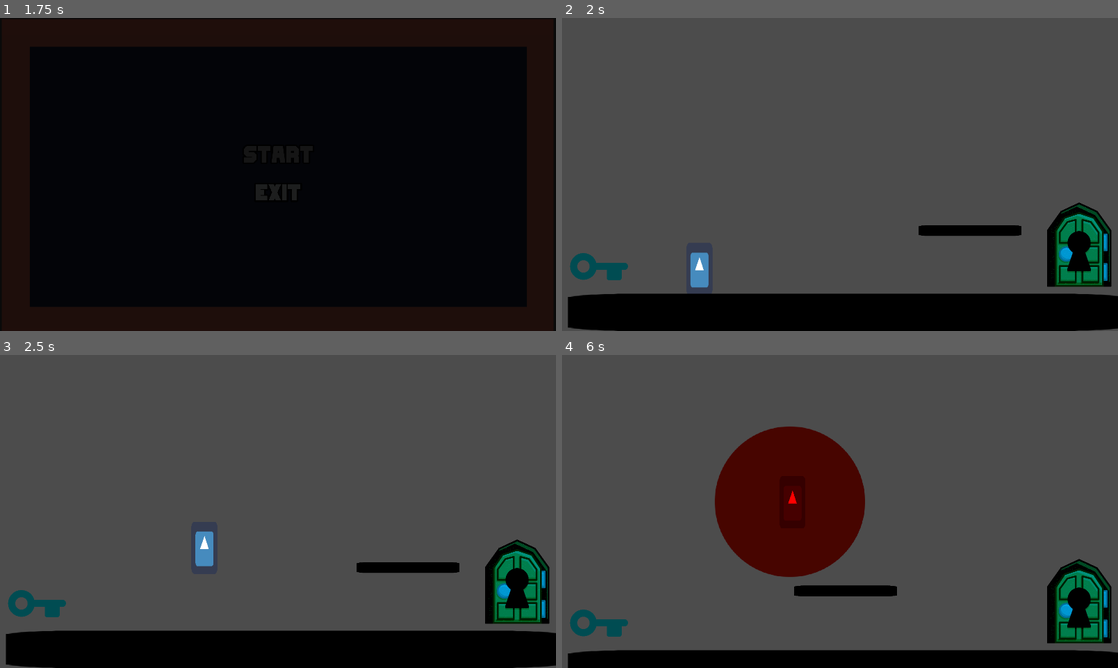
Above: before the commit, frames 1-4 (two rows, left to right).
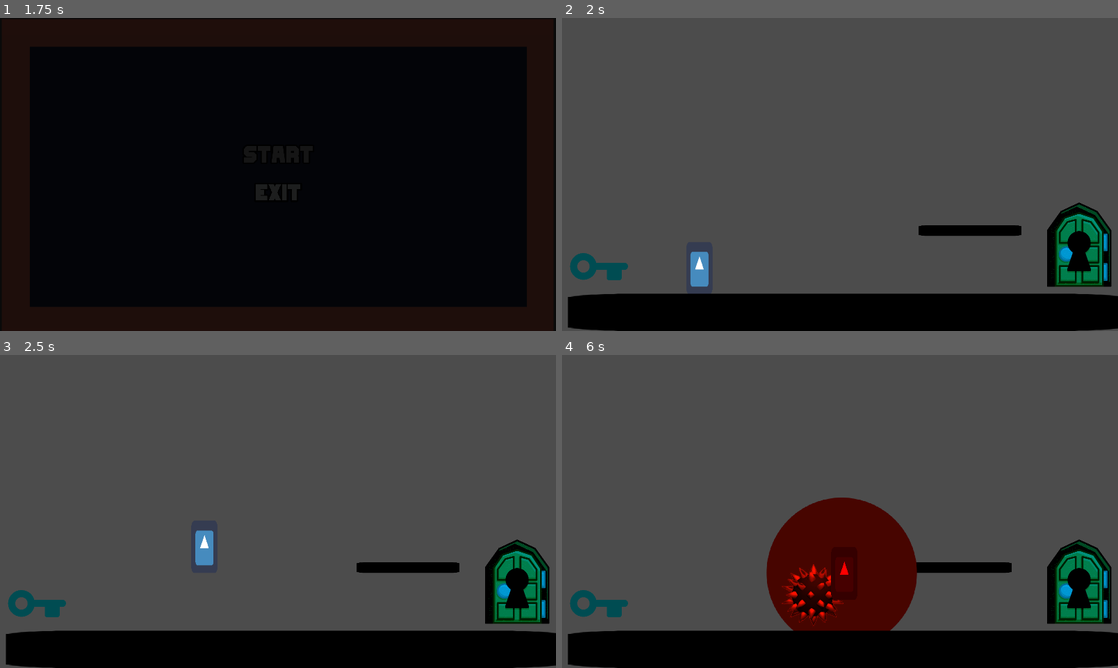
Above: after the commit, the same moments.

Repository: btzr-io/gwj-25
Game: Godot game, scene res://scenes/main_screen.tscn
The game is run twice, just before and just after one commit, with the same random seed, the same clock (stepped at 60 frames per second) and the same inputs. The engine's default icon, where the game draws it, is replaced by a stand-in: a white triangle on a blue panel in a dark square.
Inputs (mouse positions are in pixels of both pictures, inside the frame that each line leads up to):
- Up to frame 1 (1.75 s): move the mouse to (400, 158) at 0.52 s; hold Right (player_move_right) 0.53-1.25 s; hold Space (player_toggle) 0.53-1.25 s; tap Up (player_jump) at 0.77, 0.8, 1.07 s; click "start" at 1.25 s
- Up to frame 2 (2 s): no input
- Up to frame 3 (2.5 s): move the mouse to (166, 527) at 2.02 s; hold Right (player_move_right) from 2.03 s (still down); tap Up (player_jump) at 2.1, 2.27 s; tap Space (player_toggle) at 2.3 s
- Up to frame 4 (6 s): tap Up (player_jump) at 2.57, 3.05, 3.77, 4.07, 5.27, 5.57 s; move the mouse to (895, 442) at 2.77 s; release Right (player_move_right) at 2.78 s; hold Left (player_move_left) 2.78-3.53 s; hold Space (player_toggle) 2.78-3.53 s; move the mouse to (812, 574) at 3.52 s; hold Right (player_move_right) 3.53-5.03 s; tap Space (player_toggle) at 3.6, 5.1 s; move the mouse to (1006, 558) at 4.27 s; hold Up (player_jump) 4.28-5.03 s; move the mouse to (673, 464) at 5.02 s; hold Left (player_move_left) 5.03-5.78 s; move the mouse to (867, 511) at 5.77 s; hold Right (player_move_right) from 5.78 s (still down); hold Space (player_toggle) from 5.78 s (still down)

Frame 1 is identical in both runs. In frame 2, less than 0.1% of the frame differs, in the area x 23-27%, y 74-87%; in frame 3, less than 0.1%; in frame 4, 23%, in the area x 1-100%, y 22-100%.

Commit message:
minor fixes

Diff:
--- a/scenes/dynamic_platform.tscn
+++ b/scenes/dynamic_platform.tscn
@@ -8,6 +8,8 @@
 
 [node name="dynamic platform" type="KinematicBody2D"]
 position = Vector2( 327.931, 317.797 )
+collision_layer = 2
+collision_mask = 2
 script = ExtResource( 1 )
 __meta__ = {
 "_edit_group_": true
--- a/scenes/player.tscn
+++ b/scenes/player.tscn
@@ -84,13 +84,28 @@
 [ext_resource path="res://assets/audio/sounds/landing.ogg" type="AudioStream" id=82]
 
 [sub_resource type="RectangleShape2D" id=1]
-extents = Vector2( 110.985, 224.802 )
+extents = Vector2( 99.1625, 232.107 )
 
 [sub_resource type="SpriteFrames" id=2]
 animations = [ {
 "frames": [ ExtResource( 2 ), ExtResource( 18 ), ExtResource( 3 ), ExtResource( 19 ), ExtResource( 20 ), ExtResource( 10 ), ExtResource( 17 ), ExtResource( 21 ), ExtResource( 4 ), ExtResource( 22 ), ExtResource( 5 ), ExtResource( 11 ), ExtResource( 23 ), ExtResource( 24 ), ExtResource( 25 ) ],
 "loop": true,
 "name": "idle",
+"speed": 15.0
+}, {
+"frames": [ ExtResource( 77 ) ],
+"loop": true,
+"name": "untail_we_get__anim",
+"speed": 5.0
+}, {
+"frames": [ ExtResource( 76 ), ExtResource( 43 ), ExtResource( 67 ), ExtResource( 55 ), ExtResource( 58 ), ExtResource( 35 ), ExtResource( 46 ), ExtResource( 60 ), ExtResource( 44 ), ExtResource( 56 ), ExtResource( 61 ), ExtResource( 38 ), ExtResource( 47 ), ExtResource( 75 ), ExtResource( 69 ) ],
+"loop": false,
+"name": "jump",
+"speed": 15.0
+}, {
+"frames": [ ExtResource( 71 ), ExtResource( 62 ), ExtResource( 50 ), ExtResource( 51 ), ExtResource( 36 ), ExtResource( 64 ), ExtResource( 65 ), ExtResource( 52 ), ExtResource( 29 ), ExtResource( 30 ), ExtResource( 54 ), ExtResource( 31 ), ExtResource( 53 ), ExtResource( 32 ), ExtResource( 34 ) ],
+"loop": false,
+"name": "dead",
 "speed": 15.0
 }, {
 "frames": [ ExtResource( 40 ), ExtResource( 33 ), ExtResource( 59 ), ExtResource( 74 ), ExtResource( 68 ), ExtResource( 48 ), ExtResource( 63 ), ExtResource( 45 ), ExtResource( 70 ), ExtResource( 49 ), ExtResource( 57 ), ExtResource( 66 ), ExtResource( 39 ), ExtResource( 72 ), ExtResource( 41 ) ],
@@ -101,21 +116,6 @@
 "frames": [ ExtResource( 26 ), ExtResource( 27 ), ExtResource( 12 ), ExtResource( 28 ), ExtResource( 6 ), ExtResource( 7 ), ExtResource( 8 ), ExtResource( 14 ), ExtResource( 9 ), ExtResource( 13 ), ExtResource( 15 ), ExtResource( 16 ), ExtResource( 73 ), ExtResource( 42 ), ExtResource( 37 ) ],
 "loop": true,
 "name": "walk",
-"speed": 15.0
-}, {
-"frames": [ ExtResource( 76 ), ExtResource( 43 ), ExtResource( 67 ), ExtResource( 55 ), ExtResource( 58 ), ExtResource( 35 ), ExtResource( 46 ), ExtResource( 60 ), ExtResource( 44 ), ExtResource( 56 ), ExtResource( 61 ), ExtResource( 38 ), ExtResource( 47 ), ExtResource( 75 ), ExtResource( 69 ) ],
-"loop": false,
-"name": "jump",
-"speed": 15.0
-}, {
-"frames": [ ExtResource( 77 ) ],
-"loop": true,
-"name": "untail_we_get__anim",
-"speed": 5.0
-}, {
-"frames": [ ExtResource( 71 ), ExtResource( 62 ), ExtResource( 50 ), ExtResource( 51 ), ExtResource( 36 ), ExtResource( 64 ), ExtResource( 65 ), ExtResource( 52 ), ExtResource( 29 ), ExtResource( 30 ), ExtResource( 54 ), ExtResource( 31 ), ExtResource( 53 ), ExtResource( 32 ), ExtResource( 34 ) ],
-"loop": false,
-"name": "dead",
 "speed": 15.0
 } ]
 
@@ -156,3 +156,9 @@
 stream = ExtResource( 82 )
 
 [node name="damageAudioPlayer" type="AudioStreamPlayer" parent="."]
+
+[node name="Ground" type="RayCast2D" parent="."]
+position = Vector2( 0, 200 )
+enabled = true
+cast_to = Vector2( 0, 45 )
+collision_mask = 2
--- a/scripts/dynamic_platform.gd
+++ b/scripts/dynamic_platform.gd
@@ -37,10 +37,6 @@
 
 	else:
 		motion = Vector2.ZERO
-
-	#move_and_slide:
-	move_and_slide(motion)
-
 
 	#stop:
 	if r == true:
@@ -88,6 +84,8 @@
 				elif global_position.x >= starting_point.x:
 					r = true
 					were = 'end_point'
+		#move_and_slide:
+		motion = move_and_slide(motion, Vector2.UP)
 
 
 
--- a/scripts/player.gd
+++ b/scripts/player.gd
@@ -24,6 +24,8 @@
 	"light":  2
 }
 
+const MAX_HOLD_TIME = 0.2
+
 #VARIABLES
 var aura = null
 var state = "light"
@@ -32,16 +34,23 @@
 var jump_count = 1
 var jumped = false
 
+var hold_time = 0
+
+
 func _ready():
 	create_aura()
 
 # Toggle dark / light mode
 func _process(delta):
 	if state != "dead" and state != "sleep":
-		if Input.is_action_pressed("player_toggle") and state != "dark":
-			dark_mode()
-		if Input.is_action_just_released("player_toggle") and state == "dark":
-			light_mode()
+		if Input.is_action_pressed("player_toggle"):
+			hold_time += delta
+			if state != "dark" and hold_time > MAX_HOLD_TIME:
+				dark_mode()
+		elif Input.is_action_just_released("player_toggle"):
+			hold_time = 0
+			if state == "dark":
+				light_mode()
 
 func dark_mode():
 	if !aura.active:
@@ -50,19 +59,24 @@
 		$portalOpenAudioPlayer.play()
 	if !$darkMatterAudioPlayer.playing:
 		$darkMatterAudioPlayer.play()
-	state = "dark"
-	update_collisions(state)
+
 	$Sprite.modulate = Color(1, 0, 0)
 	aura.show()
+	state = "dark"
+	yield(get_tree().create_timer(0.3), "timeout")
+	if state == "dark":
+		update_collisions(state)
 
 func light_mode():
 	if aura.active:
 		$portalCloseAudioPlayer.play()
 	$darkMatterAudioPlayer.stop()
-	state = "light"
-	update_collisions(state)
 	$Sprite.modulate = Color(1, 1, 1)
 	aura.hide()
+	state = "light"
+	yield(get_tree().create_timer(0.3), "timeout")
+	if state == "light":
+		update_collisions(state)
 	# Hide mask effect and change sprites....
 
 func create_aura():
@@ -74,8 +88,8 @@
 
 func update_collisions(mode):
 	if mode == "light" or mode =="dark":
-		set_collision_mask(COLLISION_MASK[mode])
-		set_collision_layer(COLLISION_LAYER[mode])
+		set_deferred("collision_mask",COLLISION_MASK[mode])
+		set_deferred("collision_layer",COLLISION_LAYER[mode])
 
 #MOVEMENTS FUNCTION
 func _physics_process(delta):
@@ -90,10 +104,9 @@
 		friction = true
 
 	#Determines if the player is jumping
-	if is_on_floor():
+	if $Ground.is_colliding():
 		if jumped:
-			if !$landingAudioPlayer.playing:
-				$landingAudioPlayer.play()
+			$landingAudioPlayer.play()
 			jumped = false
 		jump_count = 1
 #		if Input.is_action_just_pressed("player_jump"):
@@ -104,8 +117,9 @@
 		motion.x = lerp(motion.x, 0, 0.05)
 
 	#Updates the values of the motion vector
+	#motion = move_and_slide(motion, UP, false, 4, 0.785398, false)
 	motion = move_and_slide(motion, UP)
-	if motion.y > 0:
+	if !$Ground.is_colliding():
 		jumped = true
 
 
@@ -126,7 +140,7 @@
 			$jumpAudioPlayer.play()
 			motion.y = JUMP_HEIGHT
 			jump_count +=1
-	if Input.is_action_pressed("player_jump") && is_on_floor():
+	if Input.is_action_pressed("player_jump") && $Ground.is_colliding():
 			if jump_count == 1:
 				$jumpAudioPlayer.play()
 				motion.y = JUMP_HEIGHT
